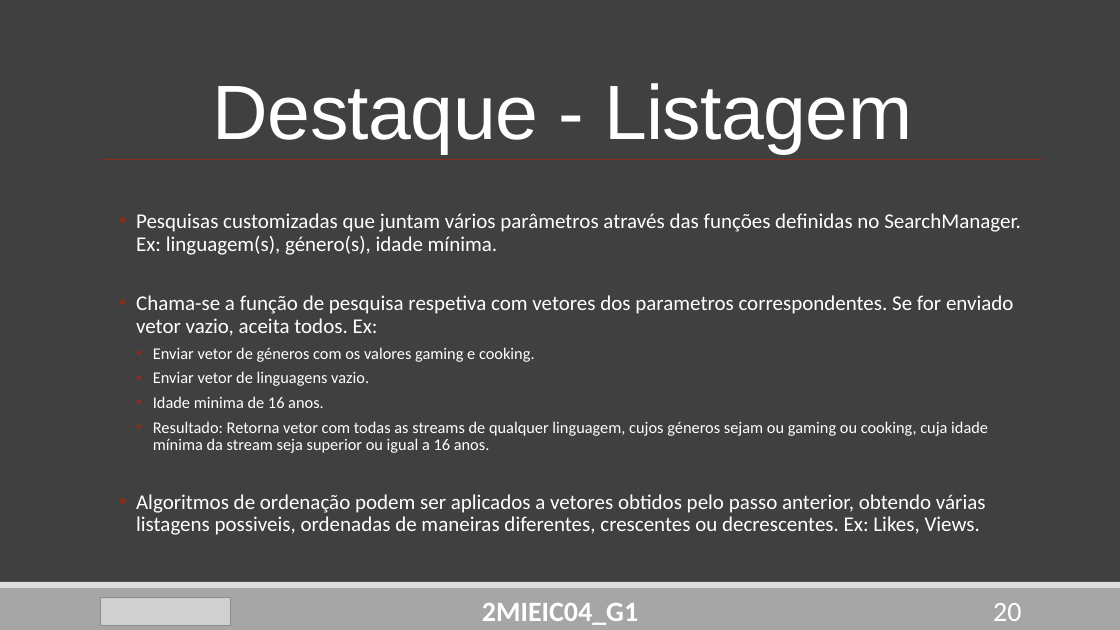
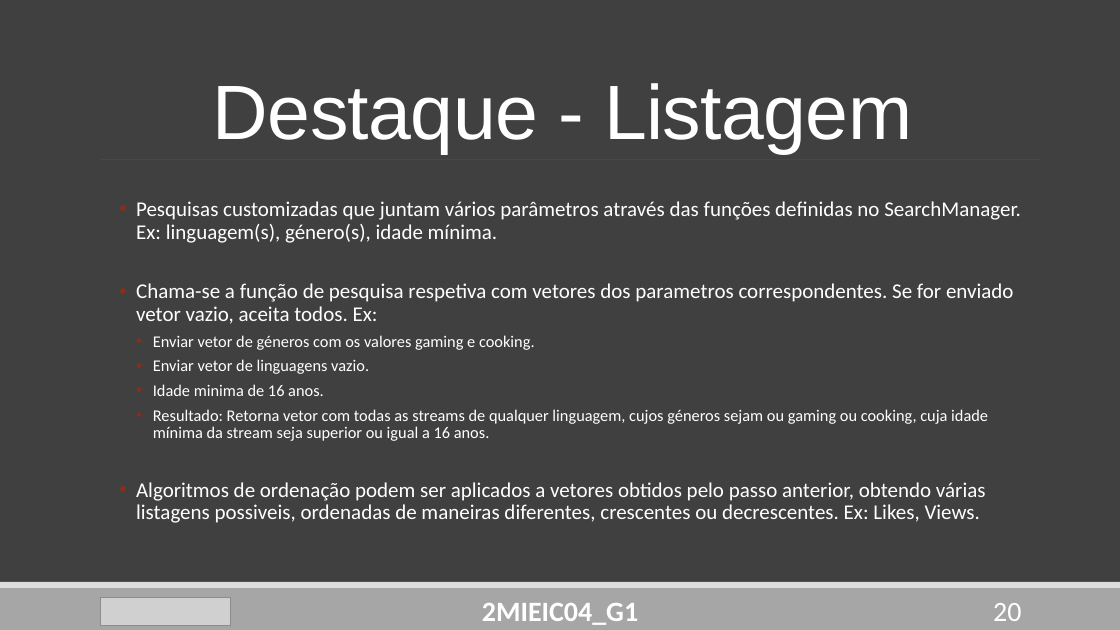
Before and after one commit to DoStini/FEUP-AEDA-proj, a slide deck: slide 20 of StreamZ_Apresentation4.pptx. Drawn at 1120x630 pixels with LibreOffice and Linux fonts; fonts in the diff are those of the drawing; grey boxes stand for pictures. Boxes give left, top, right and bottom in pixels: in the first picture for what was removed or moved away, otherwise in the second. Text is boxed around its words. In the diff, an @@ line names an element or a change of style, - is before the commit and + after.

```diff
--- a/StreamZ_Apresentation4.pptx
+++ b/StreamZ_Apresentation4.pptx
@@ text "Pesquisas customizadas que juntam vários ...": place and size @@
-text "Pesquisas customizadas que juntam vários ..." at bbox=[136, 213, 1021, 535]
+text "Pesquisas customizadas que juntam vários ..." at bbox=[136, 201, 1021, 523]
```
Also in this commit, not shown: 2 other slides changed, 1 slide added.
